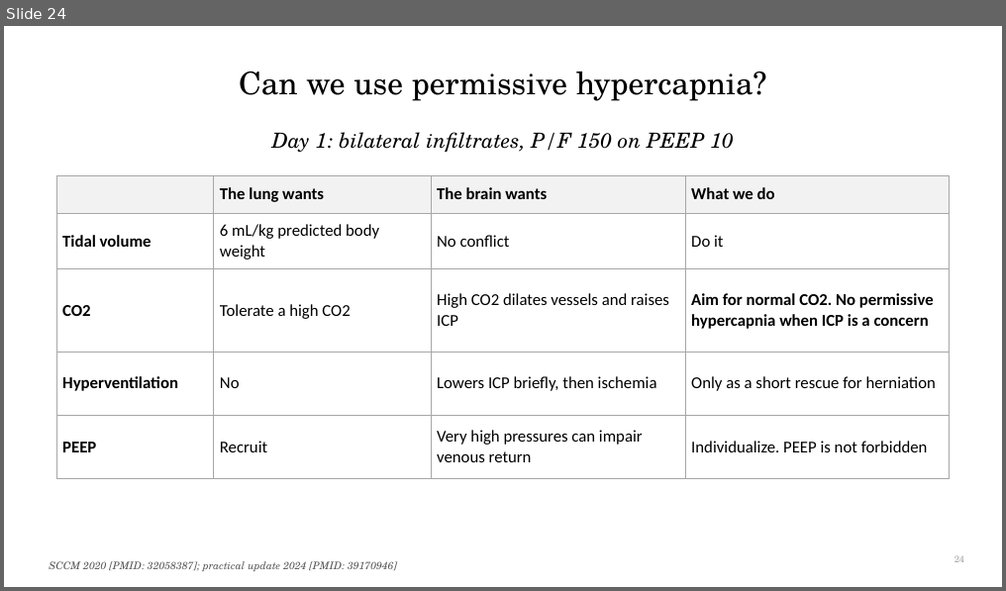
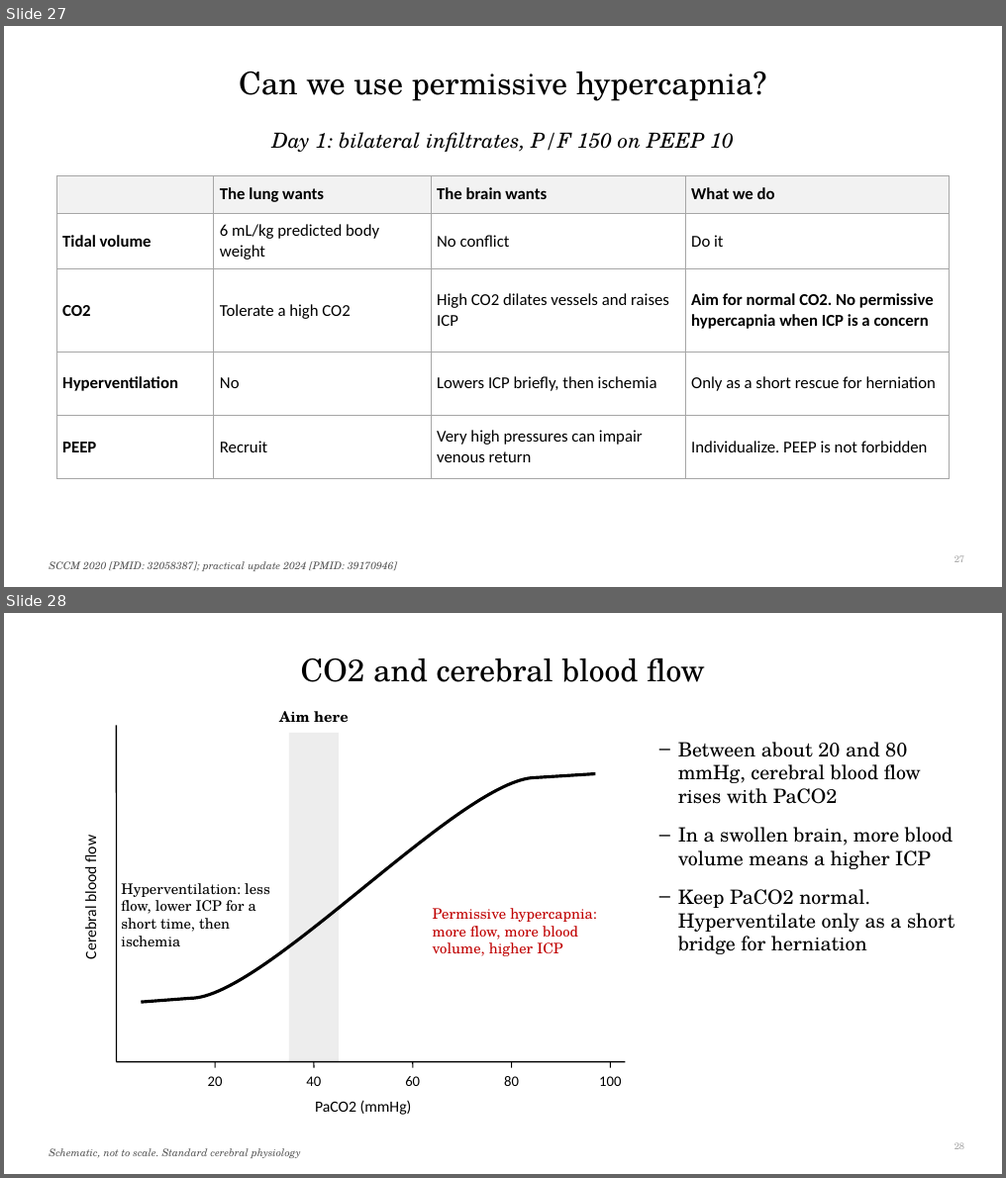
Before and after one commit to qaddodi/mohammad-almeqdadi-lectures, a slide deck: lectures/acute-liver-failure-aclf-in-icu/ALF and ACLF in the ICU.pptx. Shown one above the other, each under a label of ours: slide 24 before the commit, slides 27 and 28 after it. The pictures are 1006x591 and 1006x1178 pixels, drawn with LibreOffice and Linux fonts; fonts in the diff are those of the drawing. Boxes give left, top, right and bottom in pixels: in the first picture for what was removed or moved away, otherwise in the second. Text is boxed around its words. In the diff, an @@ line names an element or a change of style, - is before the commit and + after.

```diff
--- a/lectures/acute-liver-failure-aclf-in-icu/ALF and ACLF in the ICU.pptx
+++ b/lectures/acute-liver-failure-aclf-in-icu/ALF and ACLF in the ICU.pptx
@@ slide 28 added at <box>4,613,1002,1174</box>, background #FFFFFF @@
@@ title added at <box>301,658,705,682</box>, 30 pt, text #000000 @@
+CO2 and cerebral blood flow
@@ line added from (116, 725) to (116, 1062), #000000 1.25 pt @@
@@ text added at <box>279,711,349,723</box>, 14 pt, text #000000, bold @@
+Aim here
@@ rectangle added at <box>289,733,339,1062</box>, fill #EDEDED @@
@@ text added at <box>678,742,954,955</box>, 19 pt, text #000000 @@
+– Between about 20 and 80 mmHg, cerebral blood flow rises with PaCO2
+– In a swollen brain, more blood volume means a higher ICP
+– Keep PaCO2 normal. Hyperventilate only as a short bridge for herniation
@@ freeform shape added at <box>116,774,611,1010</box>, outline #000000 3 pt @@
@@ text added at <box>81,838,100,959</box>, 15 pt, text #000000 @@
+Cerebral blood flow
@@ text added at <box>121,883,270,948</box>, 14 pt, text #000000 @@
+Hyperventilation: less flow, lower ICP for a short time, then ischemia
@@ text added at <box>433,908,597,957</box>, 14 pt, text #C00000 @@
+Permissive hypercapnia: more flow, more blood volume, higher ICP
@@ line added from (116, 1062) to (626, 1062), #000000 1.25 pt @@
@@ text added at <box>208,1076,223,1086</box>, 14 pt, text #000000 @@
+20
@@ line added from (215, 1062) to (215, 1068), #000000 1 pt @@
@@ text added at <box>306,1076,321,1086</box>, 14 pt, text #000000 @@
+40
@@ line added from (314, 1062) to (314, 1068), #000000 1 pt @@
@@ text added at <box>405,1076,420,1086</box>, 14 pt, text #000000 @@
+60
@@ line added from (413, 1062) to (413, 1068), #000000 1 pt @@
@@ text added at <box>504,1076,519,1086</box>, 14 pt, text #000000 @@
+80
@@ line added from (512, 1062) to (512, 1068), #000000 1 pt @@
@@ text added at <box>599,1076,621,1086</box>, 14 pt, text #000000 @@
+100
@@ line added from (611, 1062) to (611, 1068), #000000 1 pt @@
@@ text added at <box>315,1100,412,1115</box>, 15 pt, text #000000 @@
+PaCO2 (mmHg)
@@ page number added at <box>954,1143,965,1150</box>, 9 pt, text #A6A6A6 @@
+28
@@ text added at <box>49,1149,301,1158</box>, 10 pt, text #595959, italic @@
+Schematic, not to scale. Standard cerebral physiology
@@ what was slide 24 is now slide 27 @@
```
Also in this commit, not shown: 9 slides changed, 6 other slides added, 6 other files.
